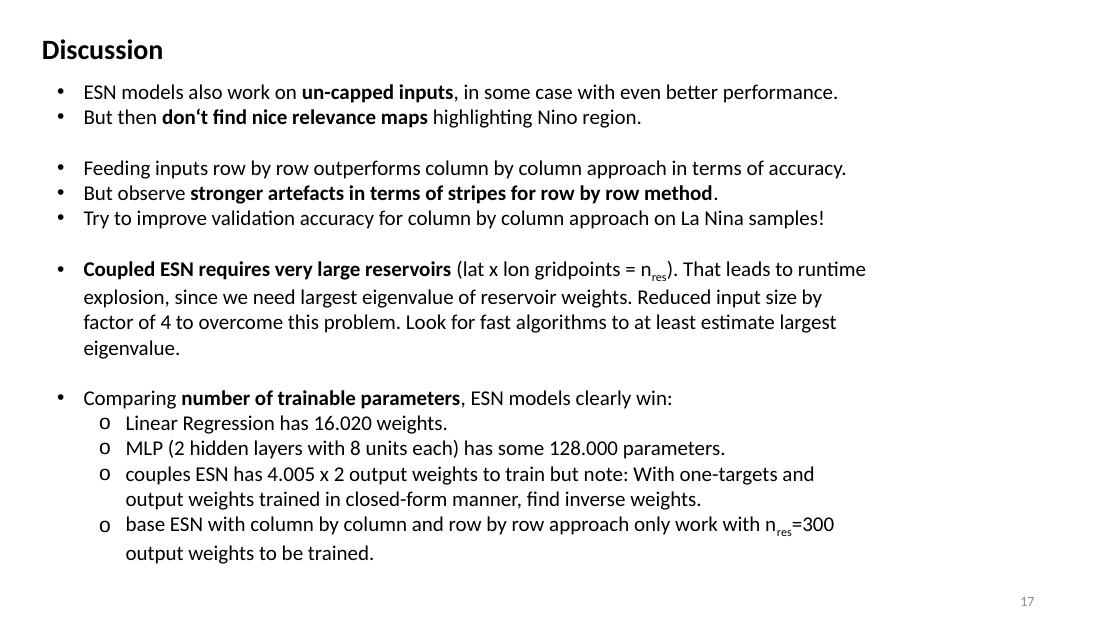
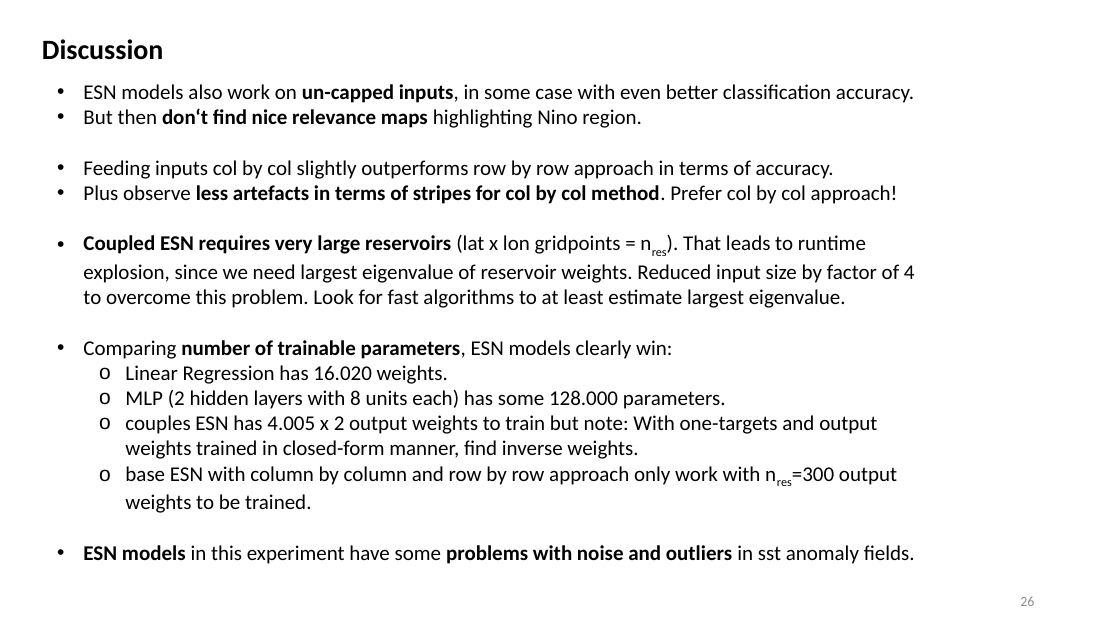
Before and after one commit to MarcoLandtHayen/EchoStateNetworks, a slide deck: slide 26 of ESN_exp09_Classification_LRP.pptx (slide 17 before the commit). Drawn at 1120x630 pixels with LibreOffice and Linux fonts; fonts in the diff are those of the drawing. Boxes give left, top, right and bottom in pixels: in the first picture for what was removed or moved away, otherwise in the second. Text is boxed around its words. In the diff, an @@ line names an element or a change of style, - is before the commit and + after.

Commit message:
duplicated ESN_exp09 to have second part for trying especially ESN models on un-capped inputs with scaling to [0,1], sigmoid activation and single continuous sst anomaly index target plus modified wrap up slides

```diff
--- a/ESN_exp09_Classification_LRP.pptx
+++ b/ESN_exp09_Classification_LRP.pptx
@@ text at [83, 84, 914, 103]: text changed @@
-• ESN models also work on un-capped inputs, in some case with even better performance.
+• ESN models also work on un-capped inputs, in some case with even better classification accuracy.
@@ text at [83, 160, 898, 204]: text changed @@
-• Feeding inputs row by row outperforms column by column approach in terms of accuracy.
-• But observe stronger artefacts in terms of stripes for row by row method.
-• Try to improve validation accuracy for column by column approach on La Nina samples!
+• Feeding inputs col by col slightly outperforms row by row approach in terms of accuracy.
+• Plus observe less artefacts in terms of stripes for col by col method. Prefer col by col approach!
@@ text at [83, 545, 915, 564]: paragraph added @@
+• ESN models in this experiment have some problems with noise and outliers in sst anomaly fields.
@@ page number at [1020, 597, 1034, 606]: text changed @@
-17
+26
```
Also in this commit, not shown: 4 other slides changed, 10 slides added, 2 other files.
